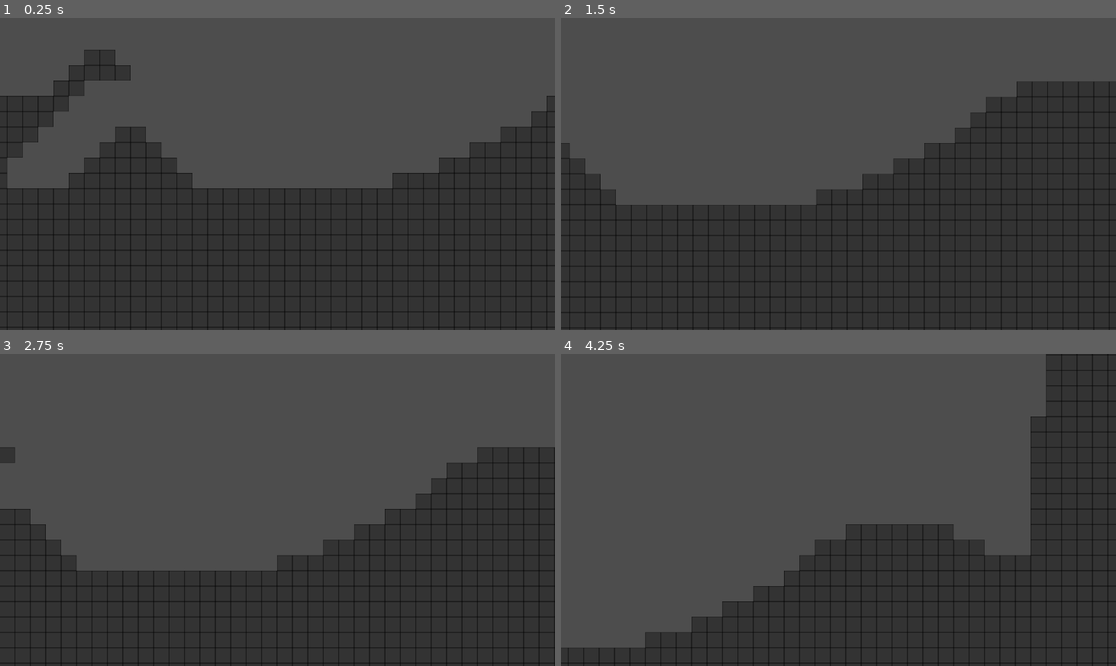
Above: before the commit, frames 1-4 (two rows, left to right).
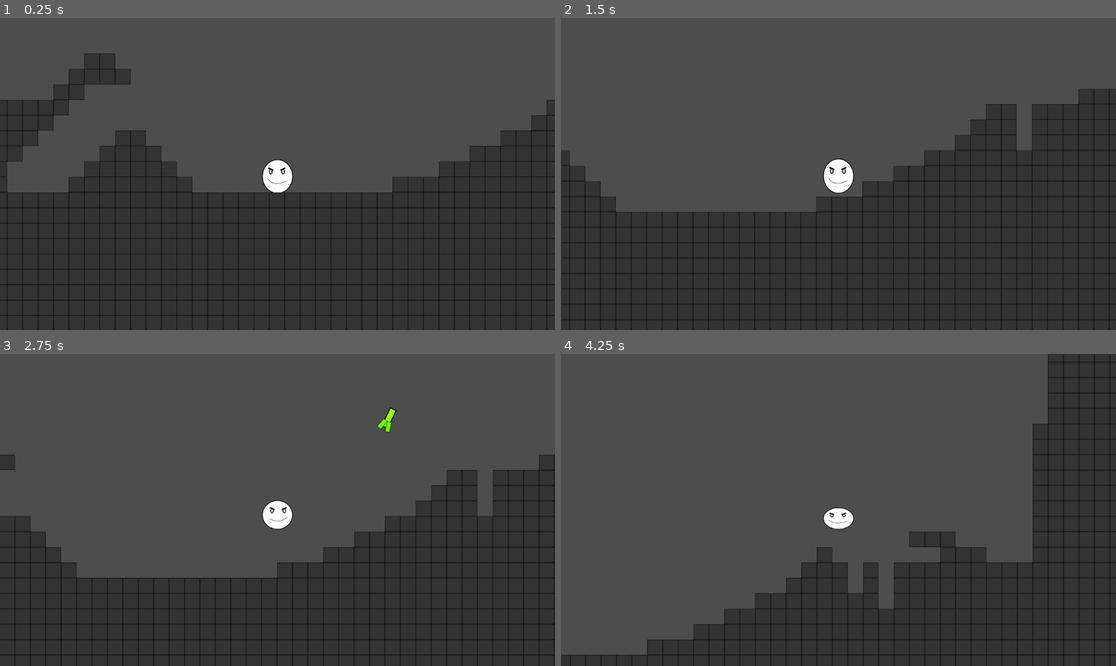
Above: after the commit, the same moments.

Repository: kurama65299-dev/RocketArena
Game: Godot game, scene res://scenes/game.tscn
Two runs of this game, one before a commit and one after it. Both use one fixed random seed, a clock stepped at 60 frames per second and the inputs below.
Inputs (mouse positions are in pixels of both pictures, inside the frame that each line leads up to):
- Up to frame 1 (0.25 s): no input
- Up to frame 2 (1.5 s): move the mouse to (960, 158) at 0.52 s; hold Up (ui_up) 0.53-1.28 s; hold Right (ui_right) from 0.53 s (still down); click (960, 158) at 0.67 s; move the mouse to (727, 189) at 1.27 s; tap Up (ui_up) at 1.35 s; click (727, 189) at 1.42 s
- Up to frame 3 (2.75 s): tap Up (ui_up) at 1.52, 1.82 s; move the mouse to (333, 441) at 2.02 s; release Right (ui_right) at 2.03 s; hold Left (ui_left) from 2.03 s (still down); hold Up (ui_up) from 2.03 s (still down); click (333, 441) at 2.17 s
- Up to frame 4 (4.25 s): move the mouse to (810, 572) at 2.77 s; release Left (ui_left) at 2.78 s; release Up (ui_up) at 2.78 s; hold Right (ui_right) from 2.78 s (still down); tap Up (ui_up) at 2.85, 3.02, 3.32 s; click (810, 572) at 2.92 s; move the mouse to (1005, 556) at 3.52 s; hold Up (ui_up) from 3.53 s (still down); click (1005, 556) at 3.67 s

The runs differ from the first frame. In frame 1, 4.0% of the frame differs, in the area x 0-100%, y 10-96%; in frame 2, 4.8%; in frame 3, 5.3%; in frame 4, 8.4%, in the area x 0-100%, y 0-100%.

Commit message:
Animations, Rocket Launcher
Added idle, run and jump animation.
Added rocket launcher weapon.
Added rocket proyectile with tile destruction.

Diff:
--- a/project.godot
+++ b/project.godot
@@ -46,6 +46,7 @@
 
 2d_physics/layer_1="Block"
 2d_physics/layer_2="Player"
+2d_physics/layer_3="Proyectile"
 
 [rendering]
 
--- /dev/null
+++ b/rocket.gd
@@ -0,0 +1,34 @@
+extends Node2D
+
+var speed = 1000
+var aoe = 3
+var direction = null
+@onready var raycast: RayCast2D = $RayCast2D
+
+func launch(new_direction):
+	direction = new_direction
+
+func explosion(collider, coords):
+	for x in range(-aoe,aoe+1):
+		var next_block = Vector2i(coords.x + x, coords.y)
+		collider.set_cell(next_block, -1)
+	for y in range(-aoe,aoe+1):
+		var next_block =  Vector2i(coords.x, coords.y + y)
+		collider.set_cell(next_block, -1)
+
+func _physics_process(delta: float) -> void:
+	raycast.force_raycast_update()
+	if raycast.is_colliding():
+		var collider = raycast.get_collider()
+		if collider is TileMapLayer:
+			var point = raycast.get_collision_point()
+			var coords = collider.local_to_map(point)
+			explosion(collider, coords)
+			queue_free()
+	if direction != null:
+		global_position += speed * direction * delta
+		rotation = direction.angle()
+
+
+func _on_timer_timeout() -> void:
+	queue_free()
--- /dev/null
+++ b/rocket_launcher.gd
@@ -0,0 +1,14 @@
+extends Node2D
+
+@onready var shoot_point: Marker2D = $ShootPoint
+
+func shoot():
+	var point = shoot_point.global_position
+	var mouse_pos = get_global_mouse_position()
+	var rocket = preload("res://scenes/rocket.tscn")
+	var new_rocket = rocket.instantiate()
+	get_tree().get_root().add_child(new_rocket)
+	new_rocket.global_position = point
+	var direction = (mouse_pos - point).normalized()
+	new_rocket.launch(direction)
+	queue_free()
--- a/scenes/game.tscn
+++ b/scenes/game.tscn
@@ -13,7 +13,7 @@
 [sub_resource type="TileSet" id="TileSet_lnu2h"]
 tile_size = Vector2i(32, 32)
 physics_layer_0/collision_layer = 1
-physics_layer_0/collision_mask = 0
+physics_layer_0/collision_mask = 7
 sources/4 = SubResource("TileSetAtlasSource_yqjtg")
 
 [node name="Game" type="Node"]
--- a/scenes/player.tscn
+++ b/scenes/player.tscn
@@ -1,13 +1,99 @@
-[gd_scene load_steps=3 format=3 uid="uid://b0en5042ksisy"]
+[gd_scene load_steps=12 format=3 uid="uid://b0en5042ksisy"]
 
 [ext_resource type="Script" uid="uid://c631t7yh2j1ou" path="res://scripts/player.gd" id="1_3vyb7"]
+[ext_resource type="Texture2D" uid="uid://bgaaqysb2evw" path="res://sprites/CharacterSpritesheet.png" id="2_g2els"]
 
-[sub_resource type="CircleShape2D" id="CircleShape2D_3vyb7"]
-radius = 23.0217
+[sub_resource type="AtlasTexture" id="AtlasTexture_g2els"]
+atlas = ExtResource("2_g2els")
+region = Rect2(0, 0, 128, 128)
+
+[sub_resource type="AtlasTexture" id="AtlasTexture_qhqgy"]
+atlas = ExtResource("2_g2els")
+region = Rect2(128, 0, 128, 128)
+
+[sub_resource type="AtlasTexture" id="AtlasTexture_dqkch"]
+atlas = ExtResource("2_g2els")
+region = Rect2(0, 128, 128, 128)
+
+[sub_resource type="AtlasTexture" id="AtlasTexture_qlg0r"]
+atlas = ExtResource("2_g2els")
+region = Rect2(128, 128, 128, 128)
+
+[sub_resource type="AtlasTexture" id="AtlasTexture_tuyoq"]
+atlas = ExtResource("2_g2els")
+region = Rect2(256, 128, 128, 128)
+
+[sub_resource type="AtlasTexture" id="AtlasTexture_fjrip"]
+atlas = ExtResource("2_g2els")
+region = Rect2(0, 256, 128, 128)
+
+[sub_resource type="AtlasTexture" id="AtlasTexture_smehm"]
+atlas = ExtResource("2_g2els")
+region = Rect2(128, 256, 128, 128)
+
+[sub_resource type="SpriteFrames" id="SpriteFrames_dqkch"]
+animations = [{
+"frames": [{
+"duration": 1.0,
+"texture": SubResource("AtlasTexture_g2els")
+}, {
+"duration": 1.0,
+"texture": SubResource("AtlasTexture_qhqgy")
+}],
+"loop": true,
+"name": &"idle",
+"speed": 5.0
+}, {
+"frames": [{
+"duration": 1.0,
+"texture": SubResource("AtlasTexture_dqkch")
+}, {
+"duration": 1.0,
+"texture": SubResource("AtlasTexture_qlg0r")
+}, {
+"duration": 1.0,
+"texture": SubResource("AtlasTexture_tuyoq")
+}],
+"loop": false,
+"name": &"jump",
+"speed": 8.0
+}, {
+"frames": [{
+"duration": 1.0,
+"texture": SubResource("AtlasTexture_fjrip")
+}, {
+"duration": 1.0,
+"texture": SubResource("AtlasTexture_smehm")
+}],
+"loop": true,
+"name": &"run",
+"speed": 5.0
+}]
+
+[sub_resource type="CapsuleShape2D" id="CapsuleShape2D_g2els"]
+radius = 30.0
+height = 68.0
 
 [node name="Player" type="CharacterBody2D"]
 collision_layer = 2
 script = ExtResource("1_3vyb7")
 
+[node name="AnimatedSprite2D" type="AnimatedSprite2D" parent="."]
+sprite_frames = SubResource("SpriteFrames_dqkch")
+animation = &"run"
+autoplay = "idle"
+frame_progress = 0.421807
+
 [node name="CollisionShape2D" type="CollisionShape2D" parent="."]
-shape = SubResource("CircleShape2D_3vyb7")
+position = Vector2(0, 4)
+shape = SubResource("CapsuleShape2D_g2els")
+
+[node name="Weapons" type="Node" parent="."]
+
+[node name="Cooldowns" type="Node" parent="Weapons"]
+
+[node name="RocketLauncher" type="Timer" parent="Weapons/Cooldowns"]
+one_shot = true
+autostart = true
+
+[connection signal="timeout" from="Weapons/Cooldowns/RocketLauncher" to="." method="_on_rocket_launcher_timeout"]
--- /dev/null
+++ b/scenes/rocket.tscn
@@ -0,0 +1,22 @@
+[gd_scene load_steps=3 format=3 uid="uid://qm3avsq57uh4"]
+
+[ext_resource type="Script" uid="uid://bb5oyio4a34fh" path="res://rocket.gd" id="1_dkv7l"]
+[ext_resource type="Texture2D" uid="uid://ckmxg1cjyms6" path="res://sprites/Rocket.png" id="2_agf72"]
+
+[node name="Rocket" type="Node2D"]
+script = ExtResource("1_dkv7l")
+
+[node name="Sprite2D" type="Sprite2D" parent="."]
+texture = ExtResource("2_agf72")
+
+[node name="RayCast2D" type="RayCast2D" parent="."]
+rotation = -1.5708
+target_position = Vector2(-1.48619e-06, 34)
+collision_mask = 7
+hit_from_inside = true
+
+[node name="Timer" type="Timer" parent="."]
+wait_time = 5.0
+autostart = true
+
+[connection signal="timeout" from="Timer" to="." method="_on_timer_timeout"]
--- /dev/null
+++ b/scenes/rocket_launcher.tscn
@@ -0,0 +1,69 @@
+[gd_scene load_steps=6 format=3 uid="uid://dl18woi1k8sfm"]
+
+[ext_resource type="Script" uid="uid://bbmk47yxmc4pp" path="res://rocket_launcher.gd" id="1_vlcf2"]
+[ext_resource type="Texture2D" uid="uid://b50bnft6hbipl" path="res://sprites/RocketLauncher.png" id="2_w7upe"]
+
+[sub_resource type="Animation" id="Animation_k8ufg"]
+length = 0.001
+tracks/0/type = "value"
+tracks/0/imported = false
+tracks/0/enabled = true
+tracks/0/path = NodePath("Sprite2D:position")
+tracks/0/interp = 1
+tracks/0/loop_wrap = true
+tracks/0/keys = {
+"times": PackedFloat32Array(0),
+"transitions": PackedFloat32Array(1),
+"update": 0,
+"values": [Vector2(0, 0)]
+}
+
+[sub_resource type="Animation" id="Animation_snwwu"]
+resource_name = "shoot"
+length = 0.3
+tracks/0/type = "value"
+tracks/0/imported = false
+tracks/0/enabled = true
+tracks/0/path = NodePath("Sprite2D:position")
+tracks/0/interp = 1
+tracks/0/loop_wrap = true
+tracks/0/keys = {
+"times": PackedFloat32Array(0, 0.166667, 0.3),
+"transitions": PackedFloat32Array(1, 1, 1),
+"update": 0,
+"values": [Vector2(0, 0), Vector2(-24, 0), Vector2(0, 0)]
+}
+tracks/1/type = "method"
+tracks/1/imported = false
+tracks/1/enabled = true
+tracks/1/path = NodePath(".")
+tracks/1/interp = 1
+tracks/1/loop_wrap = true
+tracks/1/keys = {
+"times": PackedFloat32Array(0.3),
+"transitions": PackedFloat32Array(1),
+"values": [{
+"args": [],
+"method": &"shoot"
+}]
+}
+
+[sub_resource type="AnimationLibrary" id="AnimationLibrary_liba1"]
+_data = {
+&"RESET": SubResource("Animation_k8ufg"),
+&"shoot": SubResource("Animation_snwwu")
+}
+
+[node name="RocketLauncher" type="Node2D"]
+script = ExtResource("1_vlcf2")
+
+[node name="AnimationPlayer" type="AnimationPlayer" parent="."]
+libraries = {
+&"": SubResource("AnimationLibrary_liba1")
+}
+
+[node name="Sprite2D" type="Sprite2D" parent="."]
+texture = ExtResource("2_w7upe")
+
+[node name="ShootPoint" type="Marker2D" parent="."]
+position = Vector2(47, 0)
--- a/scripts/player.gd
+++ b/scripts/player.gd
@@ -1,18 +1,41 @@
 extends CharacterBody2D
 
+@onready var animated_sprite: AnimatedSprite2D = $AnimatedSprite2D
 var jump_power = 500
 var speed = 300
+var cooldowns : Dictionary = {
+	"rocket_launcher" : true
+}
 var gravity = ProjectSettings.get_setting("physics/2d/default_gravity")
+@onready var rocket_launcher_timer: Timer = $Weapons/Cooldowns/RocketLauncher
 
 func _physics_process(delta : float) -> void:
 	if !is_on_floor():
 		velocity.y += gravity * delta
-	if Input.is_action_pressed("ui_up") and is_on_floor():
-		velocity.y -= jump_power
 	var direction = Input.get_axis("ui_left", "ui_right")
 	if direction:
 		velocity.x = speed * direction
+		animated_sprite.flip_h = direction < 0
+		if is_on_floor():
+			animated_sprite.play("run")
 	else:
 		velocity.x = 0
+	if Input.is_action_pressed("ui_up") and is_on_floor():
+		velocity.y -= jump_power
+		animated_sprite.play("jump")
+	if velocity == Vector2.ZERO:
+		animated_sprite.play("idle")
+	if Input.is_mouse_button_pressed(MOUSE_BUTTON_LEFT):
+		if cooldowns["rocket_launcher"] == true:
+			var weapon = preload("res://scenes/rocket_launcher.tscn")
+			var new_weapon = weapon.instantiate()
+			$AnimatedSprite2D.add_child(new_weapon)
+			new_weapon.get_node("Sprite2D").flip_h = $AnimatedSprite2D.flip_h
+			new_weapon.global_position = position
+			new_weapon.get_node("AnimationPlayer").play("shoot")
+			cooldowns["rocket_launcher"] = false
+			rocket_launcher_timer.start()
+	move_and_slide()
 
-	move_and_slide()
+func _on_rocket_launcher_timeout() -> void:
+	cooldowns["rocket_launcher"] = true
Not shown, added: rocket.gd.uid
Not shown, added: rocket_launcher.gd.uid
Binary file added: sprites/CharacterSpritesheet.png
Not shown, added: sprites/CharacterSpritesheet.png.import
Binary file added: sprites/Rocket.png
Not shown, added: sprites/Rocket.png.import
Binary file added: sprites/RocketLauncher.png
Not shown, added: sprites/RocketLauncher.png.import
Not shown, added: sprites/tilemaps/CharacterSpritesheet.png.import
